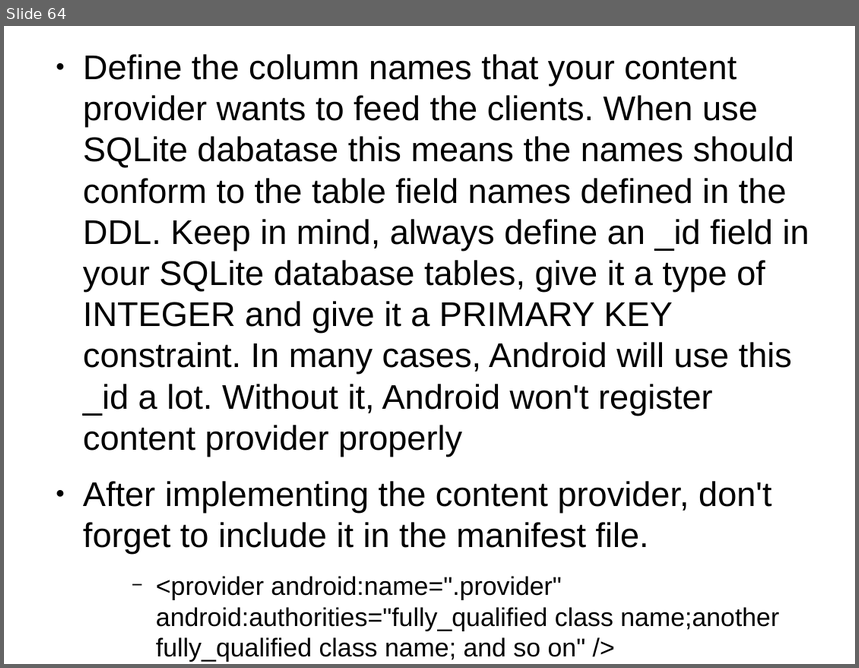
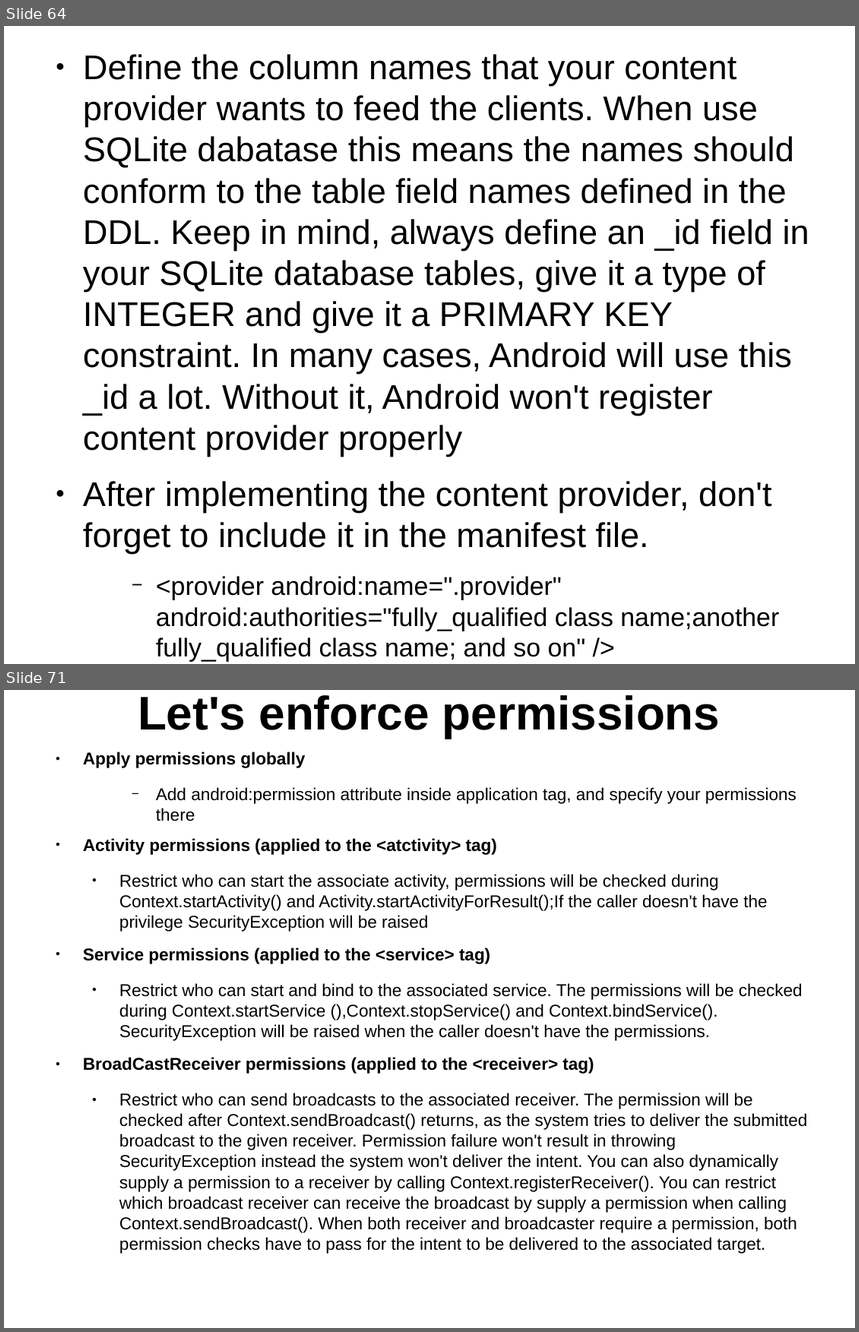
Before and after one commit to thegreatdao/testa, a slide deck: assets/android2.odp. Shown one above the other, each under a label of ours: slide 64 before the commit, slides 64 and 71 after it; the slides between them are not shown. The pictures are 859x668 and 859x1332 pixels, drawn with LibreOffice and Linux fonts; fonts in the diff are those of the drawing. Boxes give left, top, right and bottom in pixels: in the first picture for what was removed or moved away, otherwise in the second. Text is boxed around its words. In the diff, an @@ line names an element or a change of style, - is before the commit and + after.

```diff
--- a/assets/android2.odp
+++ b/assets/android2.odp
@@ slide 71 added at bbox=[4, 690, 855, 1328], background #FFFFFF @@
@@ title added at bbox=[138, 695, 720, 738], 44 pt, text #000000, bold @@
+Let's enforce permissions
@@ text added at bbox=[83, 752, 808, 1254], 16 pt, text #000000 @@
+● Apply permissions globally
+    − Add android:permission attribute inside application tag, and specify your permissions there
+● Activity permissions (applied to the <atctivity> tag)
+  ● Restrict who can start the associate activity, permissions will be checked during Context.startActivity() and Activity.startActivityForResult();If the caller doesn't have the privilege SecurityException will be raised
+● Service permissions (applied to the <service> tag)
+  ● Restrict who can start and bind to the associated service. The permissions will be checked during Context.startService (),Context.stopService() and Context.bindService(). SecurityException will be raised when the caller doesn't have the permissions.
+● BroadCastReceiver permissions (applied to the <receiver> tag)
+  ● Restrict who can send broadcasts to the associated receiver. The permission will be checked after Context.sendBroadcast() returns, as the system tries to deliver the submitted broadcast to the given receiver. Permission failure won't result in throwing SecurityException instead the system won't deliver the intent. You can also dynamically supply a permission to a receiver by calling Context.registerReceiver(). You can restrict which broadcast receiver can receive the broadcast by supply a permission when calling Context.sendBroadcast(). When both receiver and broadcaster require a permission, both permission checks have to pass for the intent to be delivered to the associated target.
```
Also in this commit, not shown: 7 other slides added.
